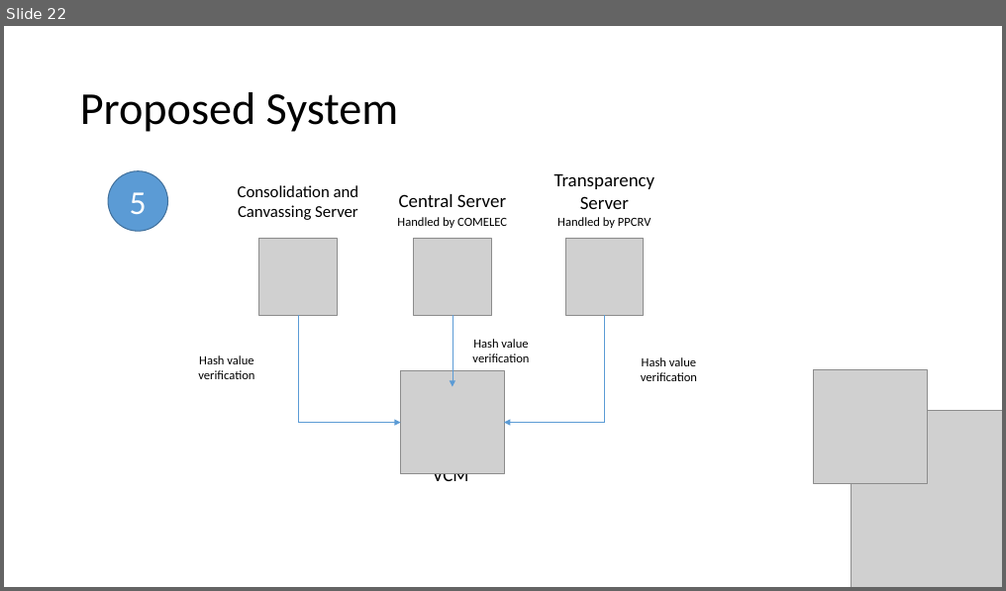
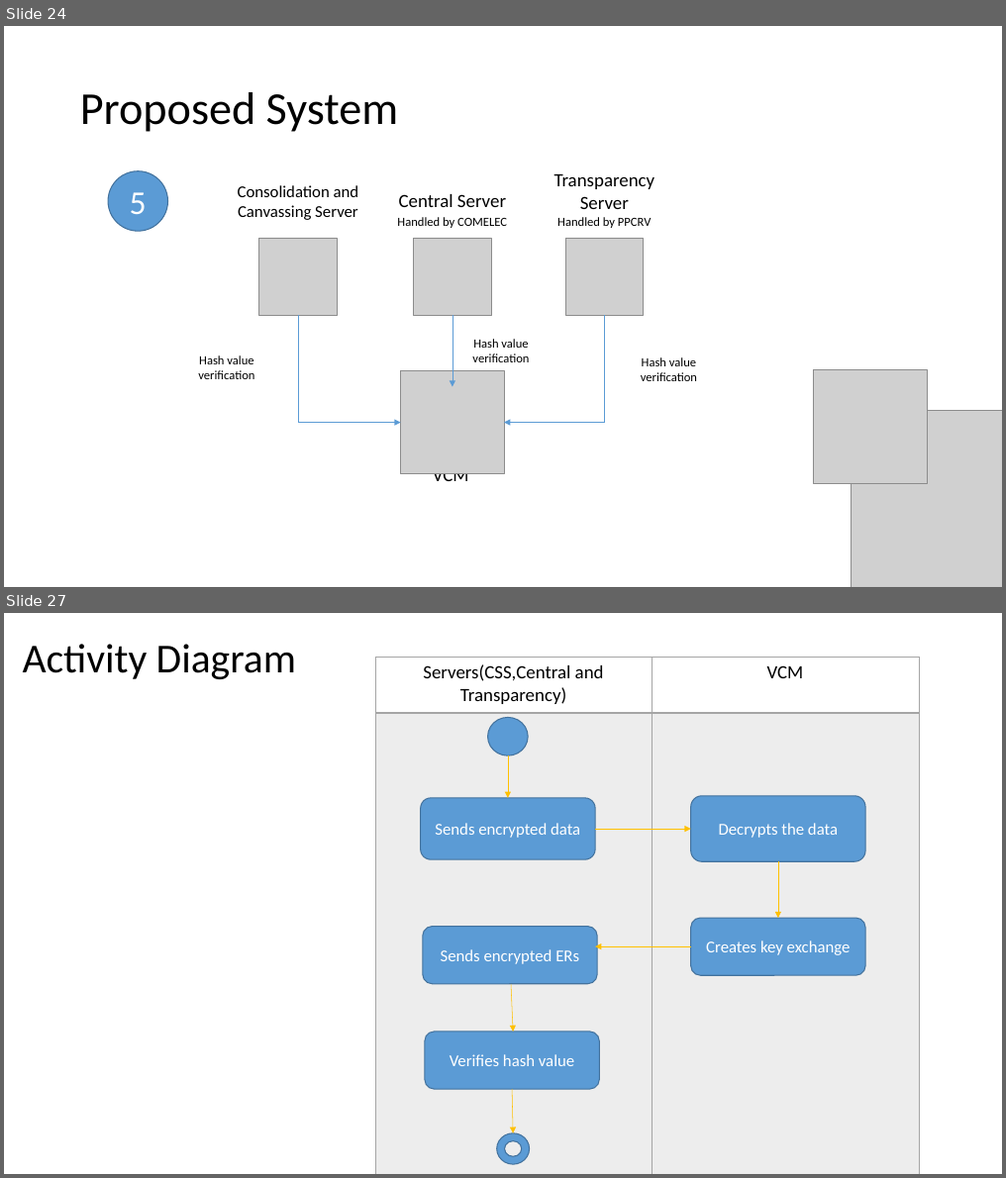
Before and after one commit to seans888/Project---Automate-Election, a slide deck: Documentation/Finals_Sysadd1.pptx. Shown one above the other, each under a label of ours: slide 22 before the commit, slides 24 and 27 after it; the slides between them are not shown. The pictures are 1006x591 and 1006x1178 pixels, drawn with LibreOffice and Linux fonts; fonts in the diff are those of the drawing; grey boxes stand for pictures. Boxes give left, top, right and bottom in pixels: in the first picture for what was removed or moved away, otherwise in the second. Text is boxed around its words. In the diff, an @@ line names an element or a change of style, - is before the commit and + after.

```diff
--- a/Documentation/Finals_Sysadd1.pptx
+++ b/Documentation/Finals_Sysadd1.pptx
@@ slide 27 added at (4, 613, 1002, 1174), background #FFFFFF @@
@@ title added at (23, 644, 296, 679), 39.6 pt, text #000000 @@
+Activity Diagram
@@ table added at (375, 658, 919, 1174), 2 rows, 2 columns @@
+Servers(CSS,Central and Transparency) | VCM
+ | 
@@ ellipse added at (487, 717, 528, 756), fill #5B9BD5, outline #43739E 1 pt @@
@@ arrow added from (508, 756) to (508, 798), #FFC000 0.5 pt @@
@@ rounded rectangle added at (420, 798, 595, 860), fill #5B9BD5, outline #43739E 1 pt, 16 pt, text #FFFFFF @@
+Sends encrypted data
@@ rounded rectangle added at (691, 796, 865, 861), fill #5B9BD5, outline #43739E 1 pt, 16 pt, text #FFFFFF @@
+Decrypts the data
@@ arrow added from (595, 829) to (691, 829), #FFC000 0.5 pt @@
@@ arrow added from (778, 861) to (778, 918), #FFC000 0.5 pt @@
@@ rounded rectangle added at (423, 927, 597, 984), fill #5B9BD5, outline #43739E 1 pt, 16 pt, text #FFFFFF @@
+Sends encrypted ERs
@@ rounded rectangle added at (691, 918, 865, 975), fill #5B9BD5, outline #43739E 1 pt, 16 pt, text #FFFFFF @@
+Creates key exchange
@@ arrow added from (691, 947) to (595, 947), #FFC000 0.5 pt @@
@@ arrow added from (511, 985) to (513, 1032), #FFC000 0.5 pt @@
@@ rounded rectangle added at (425, 1032, 599, 1089), fill #5B9BD5, outline #43739E 1 pt, 16 pt, text #FFFFFF @@
+Verifies hash value
@@ arrow added from (512, 1089) to (513, 1134), #FFC000 0.5 pt @@
@@ donut added at (497, 1134, 530, 1164), fill #5B9BD5, outline #43739E 1 pt @@
@@ what was slide 22 is now slide 24 @@
```
Also in this commit, not shown: 2 slides changed, 10 other slides added, 2 other files.
